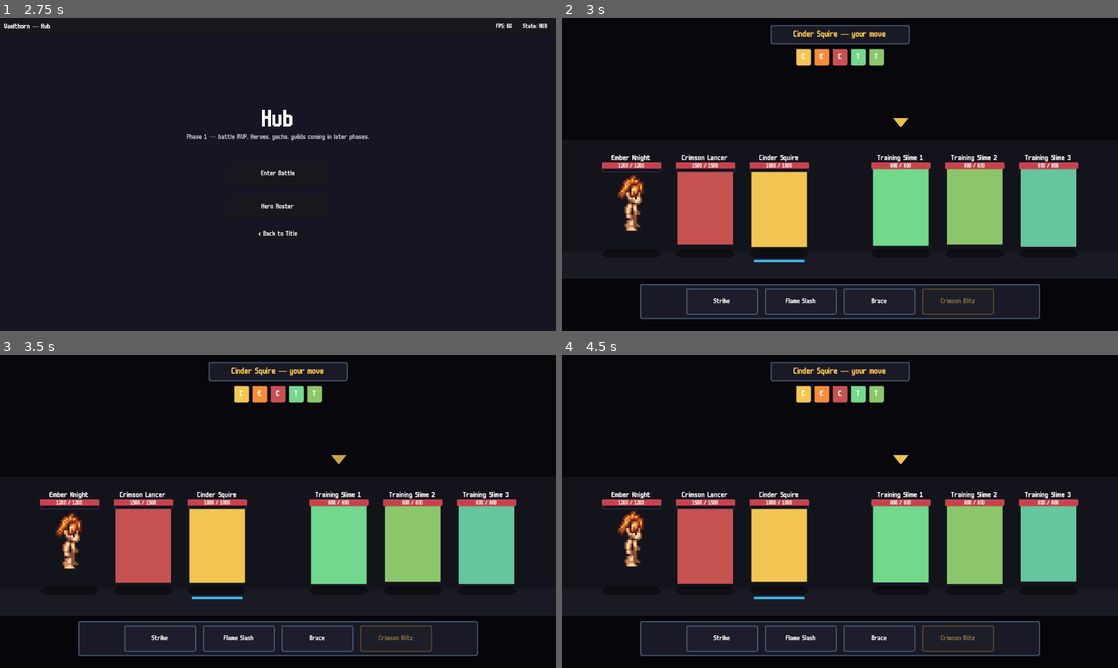
Above: before the commit, frames 1-4 (two rows, left to right).
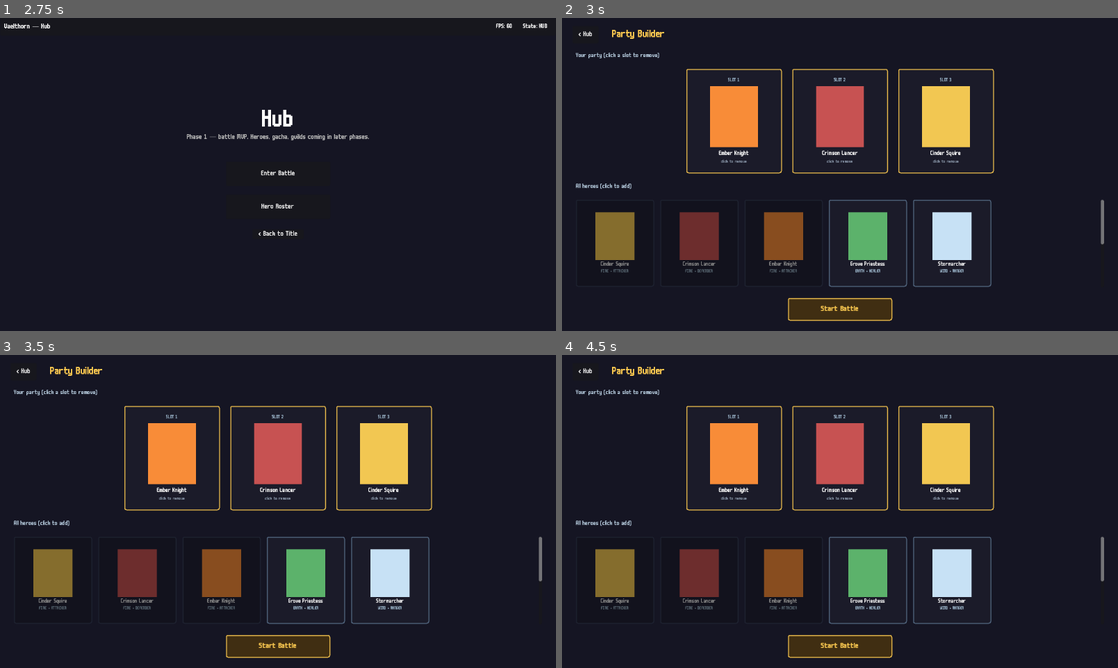
Above: after the commit, the same moments.

Repository: joppe2001/Vaelthorn
Game: Godot game, scene res://scenes/title/title.tscn
The game is run twice, just before and just after one commit, with the same random seed, the same clock (stepped at 60 frames per second) and the same inputs.
Inputs (mouse positions are in pixels of both pictures, inside the frame that each line leads up to):
- Up to frame 1 (2.75 s): tap Enter at 0.5, 2 s; move the mouse to (400, 158) at 0.52 s; click (400, 158) at 0.67 s; click "< Back to Title" at 1.25 s; move the mouse to (166, 190) at 2.02 s; click (166, 190) at 2.17 s
- Up to frame 2 (3 s): click "Enter Battle" at 2.75 s
- Up to frame 3 (3.5 s): no input
- Up to frame 4 (4.5 s): click (584, 370) at 3.5 s, where only the run after the commit has a clickable "< Hub"; click (840, 511) at 4.25 s, where only the run after the commit has a clickable "Enter Battle"

Frame 1 is identical in both runs. In frame 2, 43% of the frame differs, in the area x 0-100%, y 2-100%; in frame 3, 43%; in frame 4, 43%.

Commit message:
feat: Phase 3b — Party Builder
Enter Battle now opens the Party Builder. Pick any 3 of the 6 heroes
and Start Battle launches with that selection. Battle reads
Game.selected_party_ids and falls back to the original trio if anything
is missing (so the scene is still runnable from the editor without
going through the Hub).

Game autoload:
- New State.PARTY_BUILDER.
- New PARTY_SIZE const (3).
- selected_party_ids: PackedStringArray default to the original party.

scenes/party_builder/:
- Three slot cards at top. Empty slot is dimmed with "+ empty"; filled
  slot shows the hero's color preview + name + "click to remove" hint.
- Pool grid at the bottom: every hero from ContentRegistry. Heroes
  already in a slot are visibly dimmed and not clickable; available
  heroes have a pointing-hand cursor.
- Clicking a pool card adds the hero to the FIRST empty slot.
- Clicking a slot card removes that hero (returns to the pool).
- "Start Battle" sits at the bottom, gold-tinted, disabled until all 3
  slots are filled. On press, commits the selection to Game and routes
  to the battle scene.

Hub:
- _on_battle_pressed() now routes to scenes/party_builder/ instead of
  going straight to battle.

Battle scene:
- PARTY_HERO_IDS const dropped. _resolve_party_ids() reads
  Game.selected_party_ids and applies per-slot fallback to
  FALLBACK_PARTY_HERO_IDS (Ember / Lancer / Squire) so an empty,
  short, or invalid selection can't break the battle scene.

Acceptance: you can finally take Tideguard or Stormarcher into a fight.

Diff:
--- a/scenes/battle/battle.gd
+++ b/scenes/battle/battle.gd
@@ -13,8 +13,10 @@
 const SLASH_SCENE := preload("res://scenes/battle/slash_effect.tscn")
 const MAX_SKILL_SLOTS := 4
 
-# Hardcoded party for Phase 2e. Phase 3 introduces a PartyManager autoload.
-const PARTY_HERO_IDS := ["ember_knight", "crimson_lancer", "cinder_squire"]
+# Fallback if Game.selected_party_ids is empty/malformed. Party Builder
+# (Phase 3b) writes the real selection; this just keeps the battle scene
+# launchable from the editor too.
+const FALLBACK_PARTY_HERO_IDS := ["ember_knight", "crimson_lancer", "cinder_squire"]
 const HERO_COUNT := 3
 const ENEMY_COUNT := 3
 const TEST_ENEMY_ID := "training_slime"
@@ -78,9 +80,10 @@
 	if _enemy_template == null:
 		_fail_setup("missing enemy: " + TEST_ENEMY_ID); return
 
-	# Heroes
+	# Heroes — read from Game.selected_party_ids (Party Builder), with fallback
+	var party_ids: Array = _resolve_party_ids()
 	for i in HERO_COUNT:
-		var hero_id: String = PARTY_HERO_IDS[i]
+		var hero_id: String = party_ids[i]
 		var hero_data: HeroData = ContentRegistry.get_hero(hero_id)
 		if hero_data == null:
 			_fail_setup("missing hero: " + hero_id); return
@@ -123,6 +126,21 @@
 	EventBus.combat_started.emit(_battle_id)
 	print("[Battle] starting — 3v3 (seed=%d)" % _rng.rng.seed)
 	_next_turn()
+
+
+## Read the player's chosen party from Game.selected_party_ids, falling back
+## to FALLBACK_PARTY_HERO_IDS for any slot that's empty/missing/unknown.
+## Returns exactly HERO_COUNT entries.
+func _resolve_party_ids() -> Array:
+	var resolved: Array = []
+	for i in HERO_COUNT:
+		var id := ""
+		if i < Game.selected_party_ids.size():
+			id = String(Game.selected_party_ids[i])
+		if id == "" or ContentRegistry.get_hero(id) == null:
+			id = FALLBACK_PARTY_HERO_IDS[i]
+		resolved.append(id)
+	return resolved
 
 
 func _setup_skill_buttons() -> void:
--- a/scenes/hub/hub.gd
+++ b/scenes/hub/hub.gd
@@ -18,7 +18,7 @@
 
 
 func _on_battle_pressed() -> void:
-	Game.change_scene("res://scenes/battle/battle.tscn")
+	Game.change_scene("res://scenes/party_builder/party_builder.tscn")
 
 
 func _on_heroes_pressed() -> void:
--- /dev/null
+++ b/scenes/party_builder/party_builder.gd
@@ -0,0 +1,213 @@
+extends Control
+## Phase 3b — Party Builder.
+##
+## Top: three slot cards reflecting Game.selected_party_ids (in order).
+## Bottom: a pool of all heroes from ContentRegistry. Click a pool card to
+## drop them into the first empty slot. Click a filled slot card to remove
+## them back to the pool. "Start Battle" enabled only when all 3 slots are
+## filled.
+
+const ELEMENT_NAMES := ["FIRE", "WATER", "EARTH", "WIND", "LIGHT", "DARK"]
+const CLASS_NAMES := ["ATTACKER", "DEFENDER", "HEALER", "BUFFER", "DEBUFFER", "RANGER"]
+
+@onready var _slots_hbox: HBoxContainer = $Layout/SlotsRow
+@onready var _pool_grid: GridContainer = $Layout/PoolScroll/VBox/PoolGrid
+@onready var _start_btn: Button = $StartBtn
+
+var _slots: Array[String] = []  # 3 entries, "" for empty
+
+
+func _ready() -> void:
+	Game.transition_state(Game.State.PARTY_BUILDER)
+	# Initialize from the current selection — keep what the user had.
+	_slots.resize(Game.PARTY_SIZE)
+	for i in Game.PARTY_SIZE:
+		if i < Game.selected_party_ids.size():
+			_slots[i] = String(Game.selected_party_ids[i])
+		else:
+			_slots[i] = ""
+	_refresh()
+
+
+func _refresh() -> void:
+	_refresh_slots()
+	_refresh_pool()
+	_refresh_start_button()
+
+
+func _refresh_slots() -> void:
+	for child in _slots_hbox.get_children():
+		child.queue_free()
+	for i in Game.PARTY_SIZE:
+		var hero_id := _slots[i]
+		var slot := _make_slot_card(i, hero_id)
+		_slots_hbox.add_child(slot)
+
+
+func _make_slot_card(slot_idx: int, hero_id: String) -> Control:
+	var card := PanelContainer.new()
+	card.custom_minimum_size = Vector2(220, 240)
+	var sb := StyleBoxFlat.new()
+	if hero_id == "":
+		sb.bg_color = Color(0.082, 0.082, 0.137, 1)
+		sb.border_color = Color(0.337, 0.424, 0.525, 0.7)
+	else:
+		sb.bg_color = Color(0.107, 0.107, 0.16, 1)
+		sb.border_color = Color(0.976, 0.78, 0.31, 1)
+	sb.border_width_left = 2
+	sb.border_width_top = 2
+	sb.border_width_right = 2
+	sb.border_width_bottom = 2
+	sb.corner_radius_top_left = 4
+	sb.corner_radius_top_right = 4
+	sb.corner_radius_bottom_left = 4
+	sb.corner_radius_bottom_right = 4
+	card.add_theme_stylebox_override("panel", sb)
+
+	var v := VBoxContainer.new()
+	v.alignment = BoxContainer.ALIGNMENT_CENTER
+	v.add_theme_constant_override("separation", 8)
+	card.add_child(v)
+
+	var slot_label := Label.new()
+	slot_label.text = "SLOT %d" % (slot_idx + 1)
+	slot_label.horizontal_alignment = HORIZONTAL_ALIGNMENT_CENTER
+	slot_label.add_theme_font_size_override("font_size", 11)
+	slot_label.add_theme_color_override("font_color", Color(0.6, 0.7, 0.78, 1))
+	v.add_child(slot_label)
+
+	if hero_id == "":
+		var empty_label := Label.new()
+		empty_label.text = "+ empty"
+		empty_label.horizontal_alignment = HORIZONTAL_ALIGNMENT_CENTER
+		empty_label.add_theme_font_size_override("font_size", 18)
+		empty_label.add_theme_color_override("font_color", Color(0.5, 0.55, 0.62, 1))
+		empty_label.size_flags_vertical = Control.SIZE_EXPAND_FILL
+		empty_label.vertical_alignment = VERTICAL_ALIGNMENT_CENTER
+		v.add_child(empty_label)
+	else:
+		var hero: HeroData = ContentRegistry.get_hero(hero_id)
+		if hero != null:
+			var box := ColorRect.new()
+			box.custom_minimum_size = Vector2(110, 140)
+			box.color = hero.sprite_color
+			box.size_flags_horizontal = Control.SIZE_SHRINK_CENTER
+			v.add_child(box)
+			var name_label := Label.new()
+			name_label.text = hero.display_name
+			name_label.horizontal_alignment = HORIZONTAL_ALIGNMENT_CENTER
+			name_label.add_theme_font_size_override("font_size", 14)
+			name_label.add_theme_color_override("font_color", Color(0.957, 0.957, 0.957, 1))
+			v.add_child(name_label)
+			var remove_hint := Label.new()
+			remove_hint.text = "click to remove"
+			remove_hint.horizontal_alignment = HORIZONTAL_ALIGNMENT_CENTER
+			remove_hint.add_theme_font_size_override("font_size", 10)
+			remove_hint.add_theme_color_override("font_color", Color(0.5, 0.55, 0.62, 1))
+			v.add_child(remove_hint)
+		# Clicking a filled slot removes
+		card.gui_input.connect(func(event: InputEvent) -> void:
+			if event is InputEventMouseButton and event.pressed and event.button_index == MOUSE_BUTTON_LEFT:
+				_remove_from_slot(slot_idx)
+		)
+		card.mouse_default_cursor_shape = Control.CURSOR_POINTING_HAND
+	return card
+
+
+func _refresh_pool() -> void:
+	for child in _pool_grid.get_children():
+		child.queue_free()
+	var ids: Array = ContentRegistry.heroes.keys()
+	ids.sort()
+	for id in ids:
+		var hero: HeroData = ContentRegistry.get_hero(id)
+		if hero == null: continue
+		_pool_grid.add_child(_make_pool_card(hero))
+
+
+func _make_pool_card(hero: HeroData) -> Control:
+	var already_picked: bool = _slots.has(hero.id)
+
+	var card := PanelContainer.new()
+	card.custom_minimum_size = Vector2(180, 200)
+	var sb := StyleBoxFlat.new()
+	sb.bg_color = Color(0.107, 0.107, 0.16, 0.5 if already_picked else 1.0)
+	sb.border_color = Color(0.337, 0.424, 0.525, 0.4 if already_picked else 1.0)
+	sb.border_width_left = 2
+	sb.border_width_top = 2
+	sb.border_width_right = 2
+	sb.border_width_bottom = 2
+	sb.corner_radius_top_left = 4
+	sb.corner_radius_top_right = 4
+	sb.corner_radius_bottom_left = 4
+	sb.corner_radius_bottom_right = 4
+	card.add_theme_stylebox_override("panel", sb)
+	if already_picked:
+		card.modulate = Color(0.55, 0.55, 0.55, 1)
+
+	var v := VBoxContainer.new()
+	v.alignment = BoxContainer.ALIGNMENT_CENTER
+	v.add_theme_constant_override("separation", 4)
+	card.add_child(v)
+
+	var box := ColorRect.new()
+	box.custom_minimum_size = Vector2(90, 110)
+	box.color = hero.sprite_color
+	box.size_flags_horizontal = Control.SIZE_SHRINK_CENTER
+	v.add_child(box)
+
+	var name_label := Label.new()
+	name_label.text = hero.display_name
+	name_label.horizontal_alignment = HORIZONTAL_ALIGNMENT_CENTER
+	name_label.add_theme_font_size_override("font_size", 13)
+	name_label.add_theme_color_override("font_color", Color(0.957, 0.957, 0.957, 1))
+	v.add_child(name_label)
+
+	var chip := Label.new()
+	var elem: String = ELEMENT_NAMES[hero.element] if hero.element >= 0 and hero.element < ELEMENT_NAMES.size() else "?"
+	var cls: String = CLASS_NAMES[hero.class_type] if hero.class_type >= 0 and hero.class_type < CLASS_NAMES.size() else "?"
+	chip.text = "%s • %s" % [elem, cls]
+	chip.horizontal_alignment = HORIZONTAL_ALIGNMENT_CENTER
+	chip.add_theme_font_size_override("font_size", 10)
+	chip.add_theme_color_override("font_color", Color(0.6, 0.7, 0.78, 1))
+	v.add_child(chip)
+
+	# Clicking adds to first empty slot (if not already picked)
+	if not already_picked:
+		card.mouse_default_cursor_shape = Control.CURSOR_POINTING_HAND
+		card.gui_input.connect(func(event: InputEvent) -> void:
+			if event is InputEventMouseButton and event.pressed and event.button_index == MOUSE_BUTTON_LEFT:
+				_add_to_first_empty(hero.id)
+		)
+	return card
+
+
+func _refresh_start_button() -> void:
+	var full := true
+	for s in _slots:
+		if s == "":
+			full = false; break
+	_start_btn.disabled = not full
+
+
+func _add_to_first_empty(hero_id: String) -> void:
+	for i in Game.PARTY_SIZE:
+		if _slots[i] == "":
+			_slots[i] = hero_id
+			_refresh()
+			return
+
+
+func _remove_from_slot(idx: int) -> void:
+	if idx < 0 or idx >= Game.PARTY_SIZE: return
+	_slots[idx] = ""
+	_refresh()
+
+
+func _on_start_pressed() -> void:
+	Game.selected_party_ids = PackedStringArray(_slots)
+	Game.change_scene("res://scenes/battle/battle.tscn")
+
+
+func _on_back_pressed() -> void:
+	Game.change_scene("res://scenes/hub/hub.tscn")
--- /dev/null
+++ b/scenes/party_builder/party_builder.tscn
@@ -0,0 +1,136 @@
+[gd_scene load_steps=4 format=3]
+
+[ext_resource type="Script" path="res://scenes/party_builder/party_builder.gd" id="1"]
+
+[sub_resource type="StyleBoxFlat" id="StyleBox_Start"]
+bg_color = Color(0.25, 0.18, 0.07, 1)
+border_color = Color(0.976, 0.78, 0.31, 1)
+border_width_left = 2
+border_width_top = 2
+border_width_right = 2
+border_width_bottom = 2
+corner_radius_top_left = 4
+corner_radius_top_right = 4
+corner_radius_bottom_left = 4
+corner_radius_bottom_right = 4
+content_margin_left = 24.0
+content_margin_top = 10.0
+content_margin_right = 24.0
+content_margin_bottom = 10.0
+
+[sub_resource type="StyleBoxFlat" id="StyleBox_StartDisabled"]
+bg_color = Color(0.12, 0.12, 0.16, 1)
+border_color = Color(0.4, 0.34, 0.2, 1)
+border_width_left = 2
+border_width_top = 2
+border_width_right = 2
+border_width_bottom = 2
+corner_radius_top_left = 4
+corner_radius_top_right = 4
+corner_radius_bottom_left = 4
+corner_radius_bottom_right = 4
+content_margin_left = 24.0
+content_margin_top = 10.0
+content_margin_right = 24.0
+content_margin_bottom = 10.0
+
+[node name="PartyBuilder" type="Control"]
+layout_mode = 3
+anchors_preset = 15
+anchor_right = 1.0
+anchor_bottom = 1.0
+script = ExtResource("1")
+
+[node name="Background" type="ColorRect" parent="."]
+layout_mode = 1
+anchors_preset = 15
+anchor_right = 1.0
+anchor_bottom = 1.0
+mouse_filter = 2
+color = Color(0.082, 0.082, 0.137, 1)
+
+[node name="TopBar" type="HBoxContainer" parent="."]
+layout_mode = 1
+anchors_preset = 10
+anchor_right = 1.0
+offset_left = 24.0
+offset_top = 18.0
+offset_right = -24.0
+offset_bottom = 58.0
+theme_override_constants/separation = 16
+
+[node name="BackBtn" type="Button" parent="TopBar"]
+layout_mode = 2
+text = "  < Hub  "
+
+[node name="Heading" type="Label" parent="TopBar"]
+layout_mode = 2
+size_flags_horizontal = 3
+text = "  Party Builder"
+theme_override_font_sizes/font_size = 24
+theme_override_colors/font_color = Color(0.976, 0.78, 0.31, 1)
+
+[node name="Layout" type="VBoxContainer" parent="."]
+layout_mode = 1
+anchors_preset = 15
+anchor_right = 1.0
+anchor_bottom = 1.0
+offset_left = 32.0
+offset_top = 80.0
+offset_right = -32.0
+offset_bottom = -100.0
+theme_override_constants/separation = 24
+
+[node name="SlotsHeader" type="Label" parent="Layout"]
+layout_mode = 2
+text = "Your party (click a slot to remove)"
+theme_override_font_sizes/font_size = 14
+theme_override_colors/font_color = Color(0.7, 0.78, 0.85, 1)
+
+[node name="SlotsRow" type="HBoxContainer" parent="Layout"]
+layout_mode = 2
+alignment = 1
+theme_override_constants/separation = 24
+
+[node name="PoolHeader" type="Label" parent="Layout"]
+layout_mode = 2
+text = "All heroes (click to add)"
+theme_override_font_sizes/font_size = 14
+theme_override_colors/font_color = Color(0.7, 0.78, 0.85, 1)
+
+[node name="PoolScroll" type="ScrollContainer" parent="Layout"]
+layout_mode = 2
+size_flags_vertical = 3
+
+[node name="VBox" type="VBoxContainer" parent="Layout/PoolScroll"]
+layout_mode = 2
+size_flags_horizontal = 3
+
+[node name="PoolGrid" type="GridContainer" parent="Layout/PoolScroll/VBox"]
+layout_mode = 2
+columns = 5
+theme_override_constants/h_separation = 14
+theme_override_constants/v_separation = 14
+
+[node name="StartBtn" type="Button" parent="."]
+layout_mode = 1
+anchors_preset = 8
+anchor_left = 0.5
+anchor_top = 1.0
+anchor_right = 0.5
+anchor_bottom = 1.0
+offset_left = -120.0
+offset_top = -76.0
+offset_right = 120.0
+offset_bottom = -24.0
+text = "Start Battle"
+theme_override_styles/normal = SubResource("StyleBox_Start")
+theme_override_styles/hover = SubResource("StyleBox_Start")
+theme_override_styles/pressed = SubResource("StyleBox_Start")
+theme_override_styles/disabled = SubResource("StyleBox_StartDisabled")
+theme_override_font_sizes/font_size = 18
+theme_override_colors/font_color = Color(0.976, 0.78, 0.31, 1)
+theme_override_colors/font_disabled_color = Color(0.5, 0.42, 0.25, 1)
+
+[connection signal="pressed" from="TopBar/BackBtn" to="." method="_on_back_pressed"]
+[connection signal="pressed" from="StartBtn" to="." method="_on_start_pressed"]
--- a/scripts/runtime/game.gd
+++ b/scripts/runtime/game.gd
@@ -4,14 +4,23 @@
 ## Autoloaded as `Game`. Owns the high-level state machine
 ## (title, hub, battle, ...) and provides scene transition helpers.
 
-enum State { BOOT, TITLE, HUB, BATTLE, RESULTS, ROSTER, DETAIL }
+enum State { BOOT, TITLE, HUB, BATTLE, RESULTS, ROSTER, DETAIL, PARTY_BUILDER }
 
 const VERSION := "0.0.1-phase0"
+const PARTY_SIZE := 3
 
 var current_state: State = State.BOOT
 
 ## Cross-scene data passing: set by Roster before transitioning to Detail.
 var current_detail_hero_id: String = ""
+
+## The 3 hero IDs that the next battle will use. Defaults to the original
+## hardcoded party; Party Builder writes here. Empty strings mean "no hero
+## in that slot" — battle.gd should fall back to defaults if anything is
+## missing.
+var selected_party_ids: PackedStringArray = PackedStringArray([
+	"ember_knight", "crimson_lancer", "cinder_squire",
+])
 
 signal state_changed(from: State, to: State)
 
Not shown, added: scenes/hero_detail/hero_detail.gd.uid
Not shown, added: scenes/hero_roster/hero_roster.gd.uid
